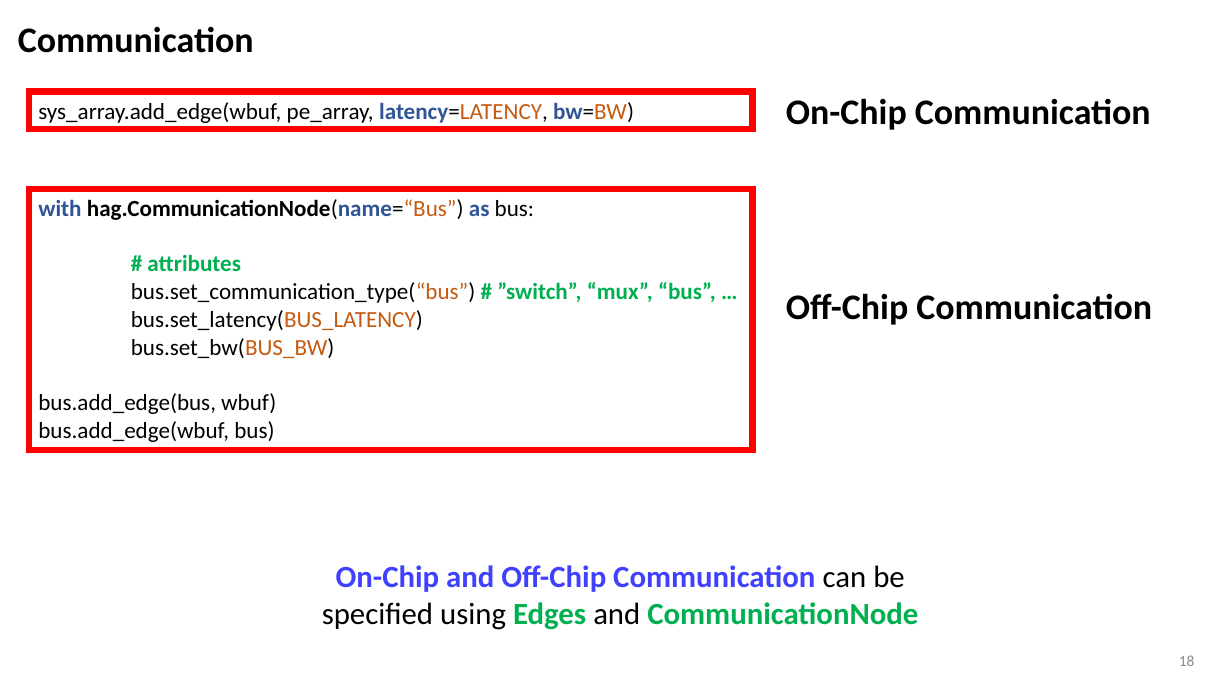
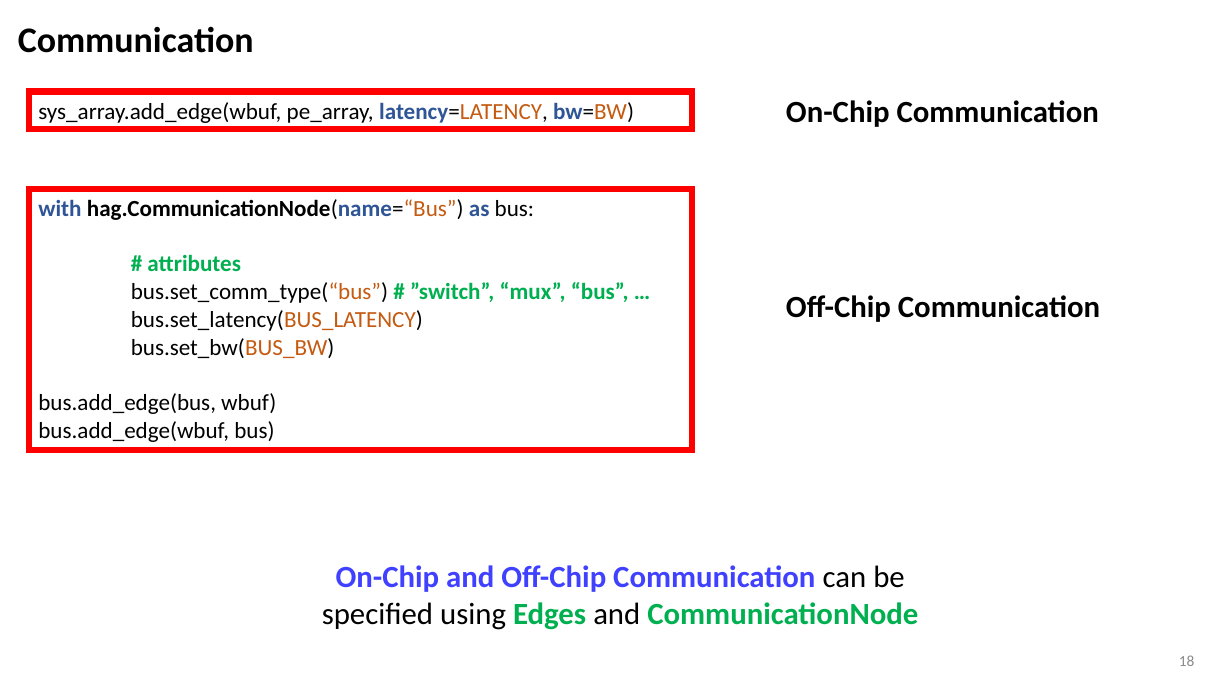
Before and after one commit to he-actlab/codelets.src, a slide deck: slide 18 of docs/20200825_adl_discussion.pptx. Drawn at 1232x693 pixels with LibreOffice and Linux fonts; fonts in the diff are those of the drawing. Boxes give left, top, right and bottom in pixels: in the first picture for what was removed or moved away, otherwise in the second. Text is boxed around its words. In the diff, an @@ line names an element or a change of style, - is before the commit and + after.

```diff
--- a/docs/20200825_adl_discussion.pptx
+++ b/docs/20200825_adl_discussion.pptx
@@ text "On-Chip Communication" at [786, 100, 1099, 127]: size 28 to 24 pt @@
@@ rectangle: place and size @@
-rectangle at [30, 91, 753, 128]
+rectangle at [30, 91, 692, 128]
@@ rectangle: place and size @@
-rectangle at [30, 189, 753, 450]
+rectangle at [30, 189, 692, 450]
@@ text at [131, 282, 629, 303]: text changed; text colour #000000 to #00B050 @@
-bus.set_communication_type(“bus”) # ”switch”, “mux”, “bus”, …
+bus.set_comm_type(“bus”) # ”switch”, “mux”, “bus”, …
@@ text "Off-Chip Communication" at [786, 295, 1100, 322]: size 28 to 24 pt @@
```
Also in this commit, not shown: 1 slide removed, 4 other files.
